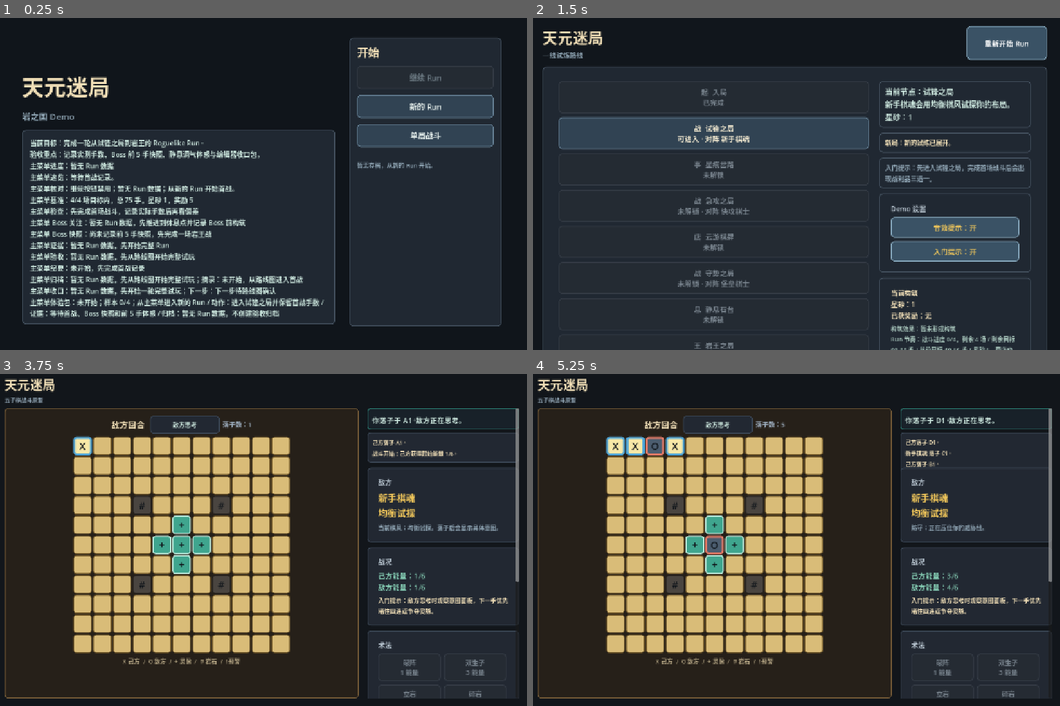
Above: before the commit, frames 1-4 (two rows, left to right).
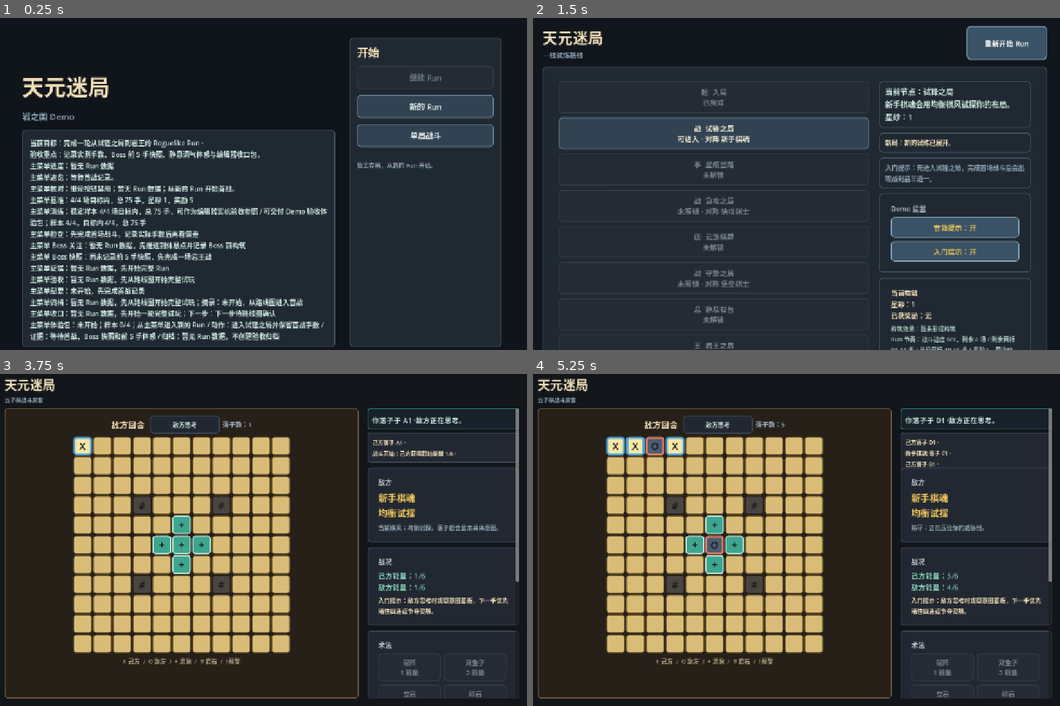
Above: after the commit, the same moments.

Repository: eason522/game
Game: Godot game, scene res://scenes/ui/MainMenu.tscn
Same seed, same stepped clock (60 frames per second), same inputs: the game is played once before the commit and once after it.
Inputs (mouse positions are in pixels of both pictures, inside the frame that each line leads up to):
- Up to frame 1 (0.25 s): no input
- Up to frame 2 (1.5 s): click "新的 Run" at 0.5 s; click "重新开始 Run" at 1.25 s
- Up to frame 3 (3.75 s): click "重新开始 Run" at 2 s; click "战 试锋之局 可进入 · 对阵 新手棋魂" at 2.75 s; click (84, 447) at 3.52 s
- Up to frame 4 (5.25 s): click (633, 447) at 4.27 s; click (675, 447) at 5.02 s

The runs differ from the first frame. In frame 1, 8.0% of the frame differs, in the area x 4-96%, y 56-99%; in frame 2, nothing differs; in frame 3, less than 0.1%; in frame 4, less than 0.1%.

Commit message:
推进 Demo 验收演练链路
新增稳定完整 Run 验收样本与演练提示，主菜单和路线侧栏可对照可交付 Demo 验收状态。

新增端到端 smoke，验证演练样本经存档恢复到主菜单与路线图后仍保留 Boss 体感、验收包和归档动作。

Diff:
--- a/scripts/roguelike/RunMapScene.gd
+++ b/scripts/roguelike/RunMapScene.gd
@@ -739,6 +739,7 @@
 	var editor_archive_lines := playtest_simulator.get_editor_archive_record_lines(run_state)
 	var editor_recap_lines := playtest_simulator.get_editor_recap_excerpt_lines(run_state)
 	var editor_closeout_packet_lines := playtest_simulator.get_editor_closeout_packet_lines(run_state)
+	var demo_acceptance_rehearsal_lines := playtest_simulator.get_demo_acceptance_rehearsal_lines()
 	var demo_acceptance_packet_lines := playtest_simulator.get_demo_acceptance_packet_lines(run_state)
 	var boss_validation_lines := playtest_simulator.get_boss_pressure_validation_lines(run_state)
 	var boss_observation_lines := run_state.get_boss_opening_observation_lines()
@@ -772,6 +773,7 @@
 		_live_playtest_checklist_text(),
 		_single_axis_tuning_text(),
 	]
+	build_summary_label.text += "\n%s" % " / ".join(demo_acceptance_rehearsal_lines)
 	build_summary_label.text += "\n%s" % " / ".join(demo_acceptance_packet_lines)
 	build_summary_label.text += "\n%s" % " / ".join(boss_validation_lines)
 
--- a/scripts/roguelike/RunPlaytestSimulator.gd
+++ b/scripts/roguelike/RunPlaytestSimulator.gd
@@ -58,6 +58,39 @@
 		"reward_count": state.rewards.size(),
 		"coins": state.coins,
 	}
+
+
+func build_demo_acceptance_sample() -> Dictionary:
+	var report := run_baseline()
+	var state = report.get("state")
+
+	if state != null and state.has_method("record_boss_opening_observation"):
+		state.record_boss_opening_observation(_stable_boss_opening_observation())
+		state.record_boss_opening_feel(RunStateScript.BOSS_OPENING_FEEL_STABLE)
+		report["state"] = state
+		report["pacing"] = state.get_run_pacing_summary()
+		report["battle_records"] = state.get_battle_pacing_records()
+		report["reward_count"] = state.rewards.size()
+		report["coins"] = state.coins
+
+	return report
+
+
+func get_demo_acceptance_rehearsal_lines() -> Array:
+	var report := build_demo_acceptance_sample()
+	var state = report.get("state")
+	var pacing: Dictionary = report.get("pacing", {})
+	var packet_lines := get_demo_acceptance_packet_lines(state)
+	var packet_status := _trim_first_line(packet_lines, "Demo 验收包：")
+
+	return [
+		"Demo 演练：稳定样本 %d/%d 场目标内，总 %d 手，可作为编辑器实机验收参照" % [
+			pacing.get("on_target_count", 0),
+			pacing.get("recorded_battle_nodes", 0),
+			pacing.get("actual_turn_total", 0),
+		],
+		"Demo 演练：%s" % packet_status,
+	]
 
 
 func compare_run_to_baseline(run_state) -> Dictionary:
@@ -1632,3 +1665,39 @@
 			return choice_id
 
 	return ""
+
+
+func _stable_boss_opening_observation() -> Dictionary:
+	return {
+		"enemy": "岩王",
+		"total_moves": 5,
+		"snapshots": [
+			{
+				"move_count": 1,
+				"actor": "己方",
+				"position": "F6",
+				"player_energy": 3,
+				"rock_count": 6,
+				"playable_count": 114,
+				"focus": "开局岩阵",
+			},
+			{
+				"move_count": 3,
+				"actor": "己方",
+				"position": "F7",
+				"player_energy": 4,
+				"rock_count": 6,
+				"playable_count": 113,
+				"focus": "能量与岩阵",
+			},
+			{
+				"move_count": 5,
+				"actor": "己方",
+				"position": "G7",
+				"player_energy": 4,
+				"rock_count": 6,
+				"playable_count": 112,
+				"focus": "反制点",
+			},
+		],
+	}
--- a/scripts/ui/MainMenu.gd
+++ b/scripts/ui/MainMenu.gd
@@ -160,12 +160,13 @@
 		var snapshot_lines: Array = playtest_simulator.get_live_playtest_snapshot_lines(resume_state)
 		continue_button.text = _resume_button_text(resume_state)
 		status_label.text = "检测到可继续的 Run。\n%s" % _first_line(next_action_lines)
-		summary_label.text = "%s\n主菜单进度：%s\n主菜单速览：%s\n%s\n%s\n%s\n%s\n%s\n%s\n%s\n%s\n%s\n%s\n%s" % [
+		summary_label.text = "%s\n主菜单进度：%s\n主菜单速览：%s\n%s\n%s\n%s\n%s\n%s\n%s\n%s\n%s\n%s\n%s\n%s\n%s" % [
 			_base_summary_text(),
 			_first_line(snapshot_lines).trim_prefix("实机快照："),
 			" / ".join(closeout_lines),
 			_get_main_menu_check_line(resume_state, snapshot_lines, closeout_lines),
 			_get_main_menu_baseline_line(),
+			_get_main_menu_demo_rehearsal_line(),
 			_get_main_menu_playtest_check_line(resume_state),
 			_get_main_menu_boss_focus_line(resume_state),
 			_get_main_menu_boss_snapshot_line(resume_state),
@@ -179,9 +180,10 @@
 	else:
 		continue_button.text = "继续 Run"
 		status_label.text = "暂无存档，从新的 Run 开始。"
-		summary_label.text = "%s\n主菜单进度：暂无 Run 数据\n主菜单速览：等待首战记录。\n主菜单核对：继续按钮禁用；暂无 Run 数据；从新的 Run 开始首战。\n%s\n%s\n%s\n%s\n%s\n%s\n%s\n%s\n%s\n%s" % [
+		summary_label.text = "%s\n主菜单进度：暂无 Run 数据\n主菜单速览：等待首战记录。\n主菜单核对：继续按钮禁用；暂无 Run 数据；从新的 Run 开始首战。\n%s\n%s\n%s\n%s\n%s\n%s\n%s\n%s\n%s\n%s\n%s" % [
 			_base_summary_text(),
 			_get_main_menu_baseline_line(),
+			_get_main_menu_demo_rehearsal_line(),
 			_get_main_menu_playtest_check_line(null),
 			_get_main_menu_boss_focus_line(null),
 			_get_main_menu_boss_snapshot_line(null),
@@ -244,6 +246,16 @@
 	]
 
 
+func _get_main_menu_demo_rehearsal_line() -> String:
+	var lines: Array = playtest_simulator.get_demo_acceptance_rehearsal_lines()
+	var trimmed_lines: Array = []
+
+	for line in lines:
+		trimmed_lines.append(String(line).trim_prefix("Demo 演练："))
+
+	return "主菜单演练：%s" % " / ".join(trimmed_lines)
+
+
 func _get_main_menu_playtest_check_line(run_state) -> String:
 	var checklist_lines: Array = playtest_simulator.get_live_playtest_checklist(run_state)
 	return "主菜单检查：%s" % _first_line(checklist_lines).trim_prefix("试玩检查：")
--- /dev/null
+++ b/tests/demo_acceptance_flow_smoke.gd
@@ -0,0 +1,95 @@
+extends SceneTree
+
+const MainMenuScene := preload("res://scenes/ui/MainMenu.tscn")
+const RunMapScene := preload("res://scenes/roguelike/RunMapScene.tscn")
+const RunSaveScript := preload("res://scripts/roguelike/RunSave.gd")
+const RunPlaytestSimulatorScript := preload("res://scripts/roguelike/RunPlaytestSimulator.gd")
+const RunStateScript := preload("res://scripts/roguelike/RunState.gd")
+const RUN_STATE_META := "tymj_run_state"
+
+var failures: Array = []
+
+
+func _init() -> void:
+	call_deferred("_run")
+
+
+func _run() -> void:
+	RunSaveScript.delete_save()
+
+	if root.has_meta(RUN_STATE_META):
+		root.remove_meta(RUN_STATE_META)
+
+	var simulator := RunPlaytestSimulatorScript.new()
+	var sample_report: Dictionary = simulator.build_demo_acceptance_sample()
+	var accepted_state = sample_report.get("state")
+
+	if accepted_state == null:
+		failures.append("demo acceptance flow: expected simulator to build an accepted state")
+	else:
+		var packet_lines: Array = simulator.get_demo_acceptance_packet_lines(accepted_state)
+
+		if not accepted_state.run_completed:
+			failures.append("demo acceptance flow: expected accepted sample to be completed")
+
+		if accepted_state.boss_opening_feel != RunStateScript.BOSS_OPENING_FEEL_STABLE:
+			failures.append("demo acceptance flow: expected accepted sample to record stable boss feel")
+
+		if " / ".join(packet_lines).find("可交付 Demo 验收体验包") == -1:
+			failures.append("demo acceptance flow: expected simulator packet to mark the sample deliverable")
+
+	if accepted_state != null:
+		RunSaveScript.save_state(accepted_state)
+
+	var menu = MainMenuScene.instantiate()
+	root.add_child(menu)
+	await process_frame
+
+	if menu.continue_button == null or not menu.continue_button.text.contains("查看验收结果"):
+		failures.append("demo acceptance flow: expected main menu to route accepted save to review")
+
+	if menu.summary_label == null or not menu.summary_label.text.contains("主菜单演练") or not menu.summary_label.text.contains("稳定样本 4/4"):
+		failures.append("demo acceptance flow: expected main menu to show the rehearsal reference")
+
+	if menu.summary_label == null or not menu.summary_label.text.contains("主菜单体验包") or not menu.summary_label.text.contains("可交付 Demo 验收体验包"):
+		failures.append("demo acceptance flow: expected main menu to show accepted demo packet")
+
+	menu.queue_free()
+	await process_frame
+
+	var run_map = RunMapScene.instantiate()
+	root.add_child(run_map)
+	await process_frame
+
+	if not run_map.loaded_from_save:
+		failures.append("demo acceptance flow: expected run map to restore the accepted save")
+
+	if not run_map.run_state.run_completed:
+		failures.append("demo acceptance flow: expected restored run map state to remain completed")
+
+	if run_map.reward_label == null or not run_map.reward_label.text.contains("当前记录：静息调气后更稳"):
+		failures.append("demo acceptance flow: expected run map boss feel panel to preserve stable feel")
+
+	if run_map.build_summary_label == null or not run_map.build_summary_label.text.contains("Demo 演练") or not run_map.build_summary_label.text.contains("可交付 Demo 验收体验包"):
+		failures.append("demo acceptance flow: expected run map to show rehearsal and accepted packet")
+
+	if run_map.build_summary_label == null or not run_map.build_summary_label.text.contains("保持当前数值并归档"):
+		failures.append("demo acceptance flow: expected accepted packet to preserve archive next action")
+
+	run_map.queue_free()
+	RunSaveScript.delete_save()
+
+	if root.has_meta(RUN_STATE_META):
+		root.remove_meta(RUN_STATE_META)
+
+	await process_frame
+
+	if failures.is_empty():
+		print("Demo acceptance flow smoke tests passed.")
+		quit(0)
+		return
+
+	for failure in failures:
+		push_error(failure)
+
+	quit(1)
--- a/tests/main_menu_smoke.gd
+++ b/tests/main_menu_smoke.gd
@@ -58,6 +58,9 @@
 	if scene.summary_label == null or not scene.summary_label.text.contains("主菜单基准") or not scene.summary_label.text.contains("4/4 场目标内"):
 		failures.append("main menu: expected no-save baseline playtest line")
 
+	if scene.summary_label == null or not scene.summary_label.text.contains("主菜单演练") or not scene.summary_label.text.contains("稳定样本 4/4 场目标内"):
+		failures.append("main menu: expected no-save demo acceptance rehearsal line")
+
 	if scene.summary_label == null or not scene.summary_label.text.contains("主菜单检查") or not scene.summary_label.text.contains("先完成首场战斗"):
 		failures.append("main menu: expected no-save playtest checklist line")
 
@@ -111,6 +114,9 @@
 
 	if scene.summary_label == null or not scene.summary_label.text.contains("主菜单基准") or not scene.summary_label.text.contains("总"):
 		failures.append("main menu: expected saved-run baseline playtest line")
+
+	if scene.summary_label == null or not scene.summary_label.text.contains("主菜单演练") or not scene.summary_label.text.contains("可交付 Demo 验收体验包"):
+		failures.append("main menu: expected saved-run demo acceptance rehearsal reference")
 
 	if scene.summary_label == null or not scene.summary_label.text.contains("主菜单检查") or not scene.summary_label.text.contains("先完成首场战斗"):
 		failures.append("main menu: expected saved-run playtest checklist line")
@@ -236,41 +242,7 @@
 	if scene.summary_label == null or not scene.summary_label.text.contains("主菜单 Boss 快照") or not scene.summary_label.text.contains("压力偏高"):
 		failures.append("main menu: expected high-pressure boss snapshot result on the menu")
 
-	var accepted_state = scene.playtest_simulator.run_baseline().get("state")
-	accepted_state.record_boss_opening_observation({
-		"enemy": "岩王",
-		"total_moves": 5,
-		"snapshots": [
-			{
-				"move_count": 1,
-				"actor": "己方",
-				"position": "F6",
-				"player_energy": 3,
-				"rock_count": 6,
-				"playable_count": 114,
-				"focus": "开局岩阵",
-			},
-			{
-				"move_count": 3,
-				"actor": "己方",
-				"position": "F7",
-				"player_energy": 4,
-				"rock_count": 6,
-				"playable_count": 113,
-				"focus": "能量与岩阵",
-			},
-			{
-				"move_count": 5,
-				"actor": "己方",
-				"position": "G7",
-				"player_energy": 4,
-				"rock_count": 6,
-				"playable_count": 112,
-				"focus": "反制点",
-			},
-		],
-	})
-	accepted_state.record_boss_opening_feel(RunStateScript.BOSS_OPENING_FEEL_STABLE)
+	var accepted_state = scene.playtest_simulator.build_demo_acceptance_sample().get("state")
 	RunSaveScript.save_state(accepted_state)
 	scene._refresh_continue_state()
 
--- a/tests/run_map_feedback_smoke.gd
+++ b/tests/run_map_feedback_smoke.gd
@@ -132,6 +132,9 @@
 
 	if scene.build_summary_label == null or not scene.build_summary_label.text.contains("等待首战记录；当前不可收口"):
 		failures.append("run map feedback: expected fresh editor closeout packet to wait for the first record")
+
+	if scene.build_summary_label == null or not scene.build_summary_label.text.contains("Demo 演练") or not scene.build_summary_label.text.contains("稳定样本 4/4 场目标内"):
+		failures.append("run map feedback: expected build panel to show demo acceptance rehearsal reference")
 
 	if scene.build_summary_label == null or not scene.build_summary_label.text.contains("Demo 验收包") or not scene.build_summary_label.text.contains("继续试玩；样本 0/4"):
 		failures.append("run map feedback: expected fresh demo acceptance packet to keep the sample open")
Not shown, changed: DEVELOPMENT_PLAN.md
Not shown, changed: README.md
